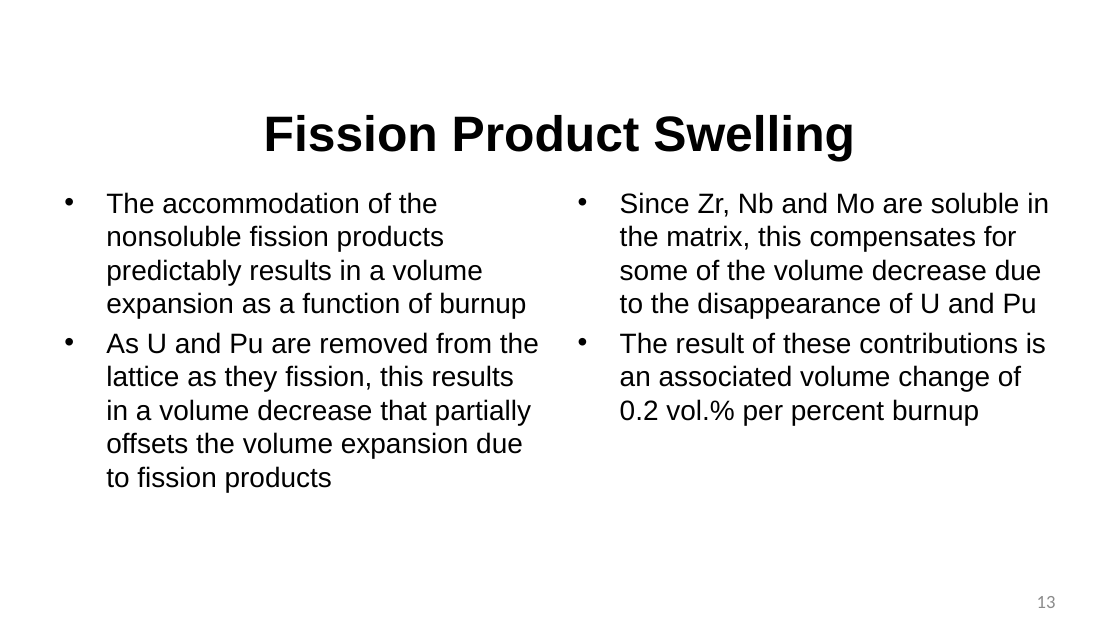
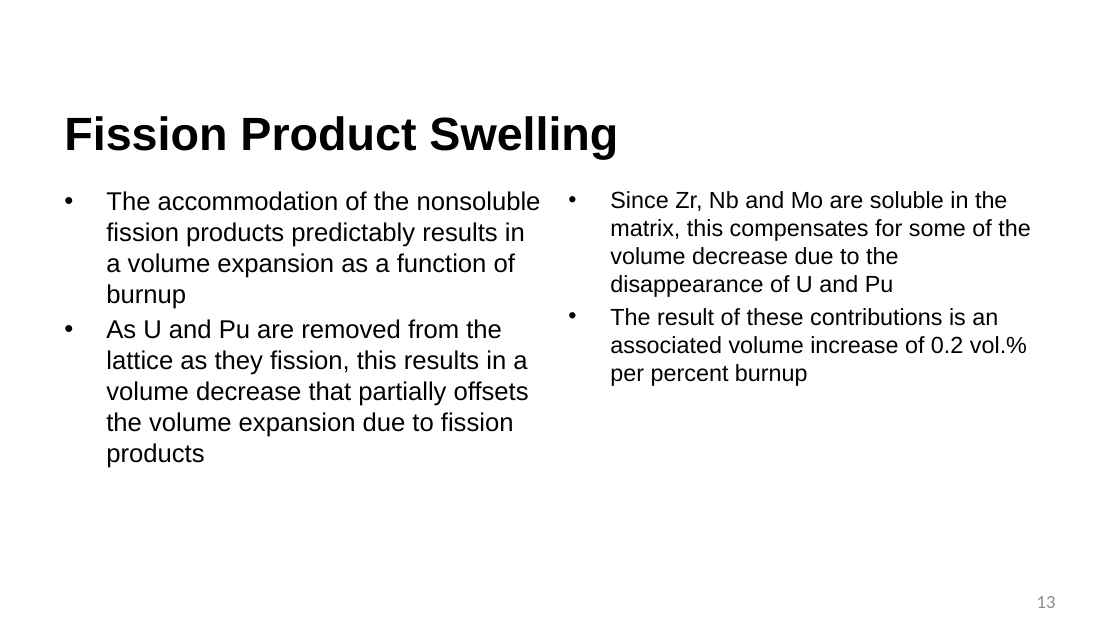
Before and after one commit to benbeeler/TEACHING, a slide deck: slide 13 of Advanced Reactor Materials/Fall2025/Lec10_SFRs.pptx. Drawn at 1120x630 pixels with LibreOffice and Linux fonts; fonts in the diff are those of the drawing; background and template pictures are left out. Boxes give left, top, right and bottom in pixels: in the first picture for what was removed or moved away, otherwise in the second. Text is boxed around its words. In the diff, an @@ line names an element or a change of style, - is before the commit and + after.

```diff
--- a/Advanced Reactor Materials/Fall2025/Lec10_SFRs.pptx
+++ b/Advanced Reactor Materials/Fall2025/Lec10_SFRs.pptx
@@ title "Fission Product Swelling" at (64, 116, 618, 159): size 42.7 to 40 pt; alignment centre to left @@
@@ text "The accommodation of the nonsoluble ..." at (106, 191, 541, 468): size 24 to 22 pt @@
@@ text "Since Zr, Nb and Mo ...": place and size @@
-text "Since Zr, Nb and Mo ..." at (620, 192, 1049, 425)
+text "Since Zr, Nb and Mo ..." at (610, 191, 1030, 386)
@@ text at (610, 191, 1030, 297): size 24 to 20 pt in "Since Zr, Nb and Mo are soluble ..." @@
@@ text at (610, 308, 1027, 386): text changed; size 24 to 20 pt @@
-• The result of these contributions is an associated volume change of 0.2 vol.% per percent burnup
+• The result of these contributions is an associated volume increase of 0.2 vol.% per percent burnup
```
Also in this commit, not shown: 31 other slides changed, 24 slides removed, 7 other files.
